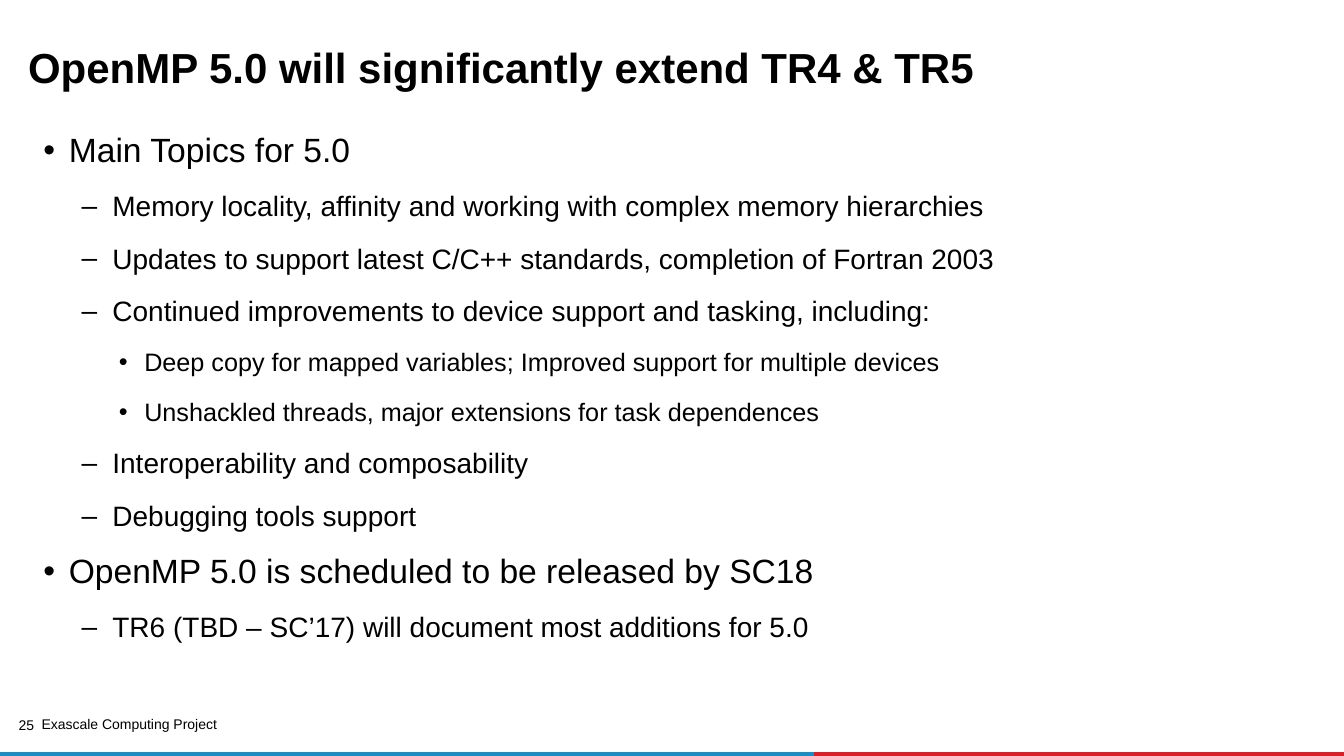
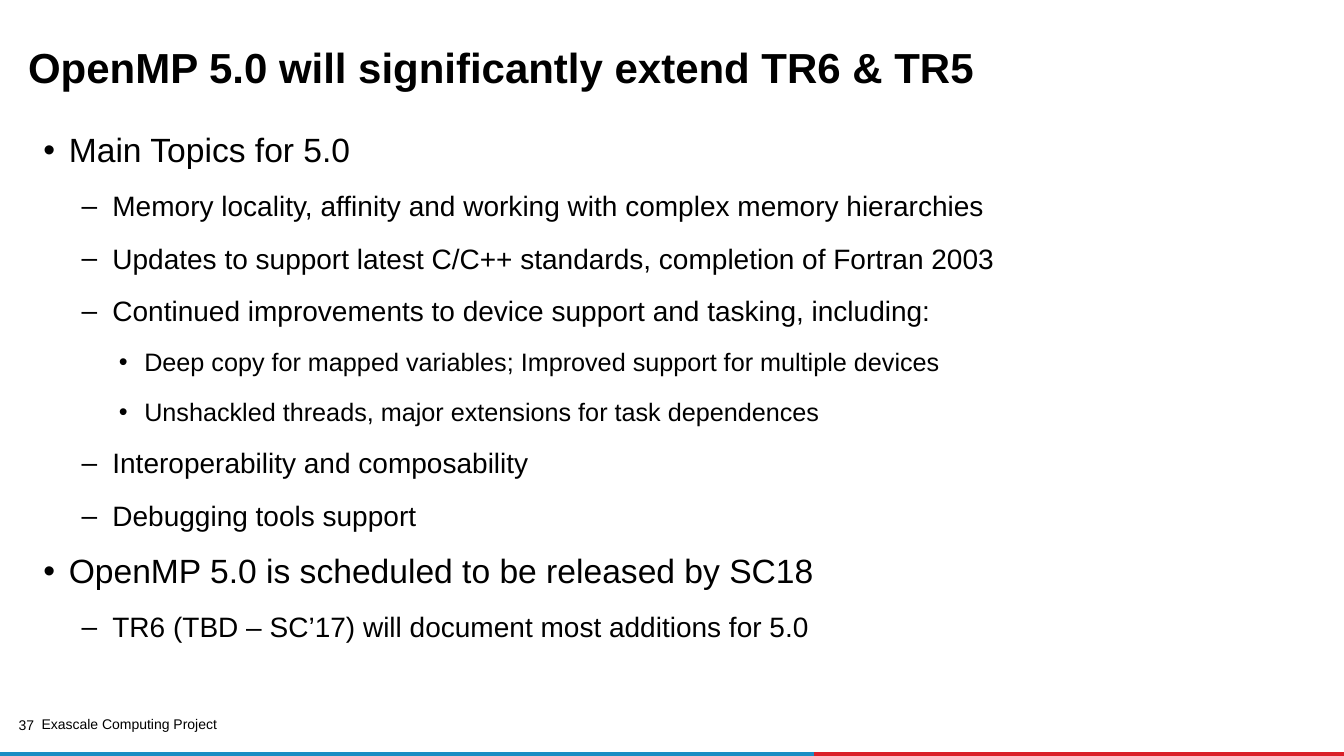
Before and after one commit to kongm/ecp-openmp-material, a slide deck: slide 37 of MPI-OpenMP-tutorial.pptx (slide 25 before the commit). Drawn at 1344x756 pixels with LibreOffice and Linux fonts; fonts in the diff are those of the drawing; background and template pictures are left out. Boxes give left, top, right and bottom in pixels: in the first picture for what was removed or moved away, otherwise in the second. Text is boxed around its words. In the diff, an @@ line names an element or a change of style, - is before the commit and + after.

```diff
--- a/MPI-OpenMP-tutorial.pptx
+++ b/MPI-OpenMP-tutorial.pptx
@@ title at box(28, 52, 973, 91): text changed @@
-OpenMP 5.0 will significantly extend TR4 & TR5
+OpenMP 5.0 will significantly extend TR6 & TR5
@@ page number at box(19, 720, 35, 730): text changed @@
-25
+37
```
Also in this commit, not shown: 14 other slides changed, 16 slides added, 2 slides removed.
